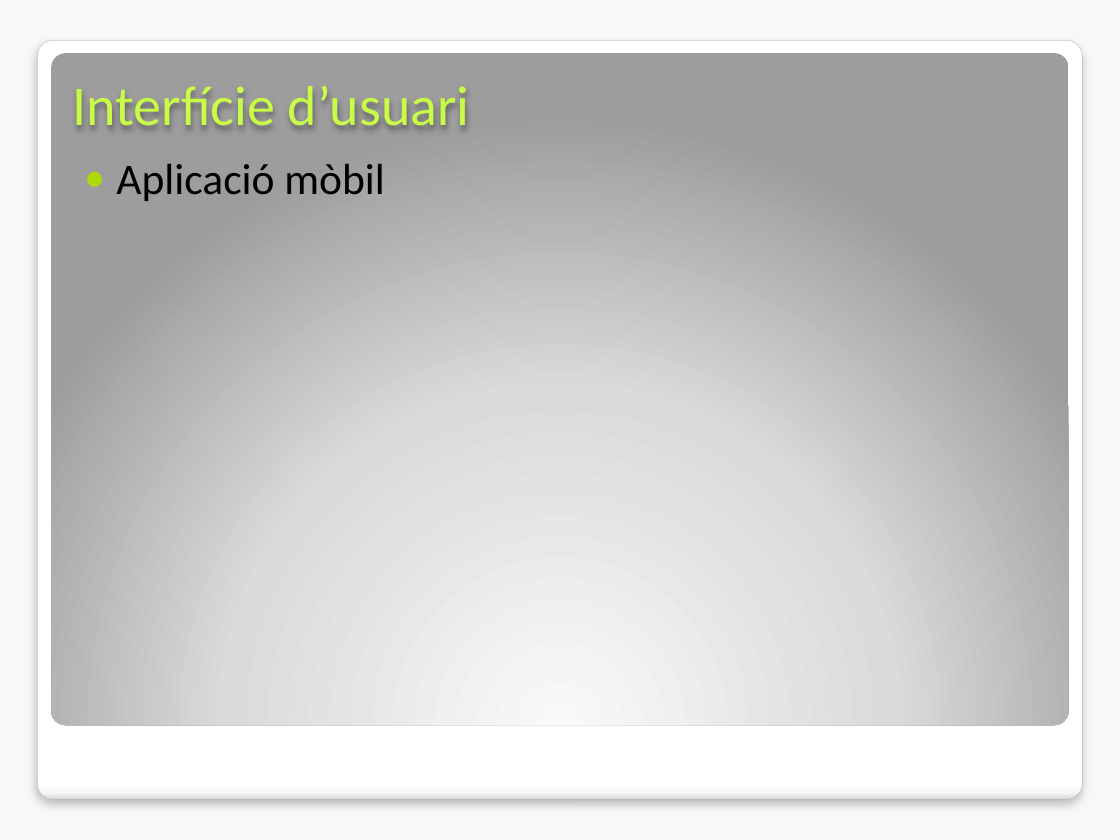
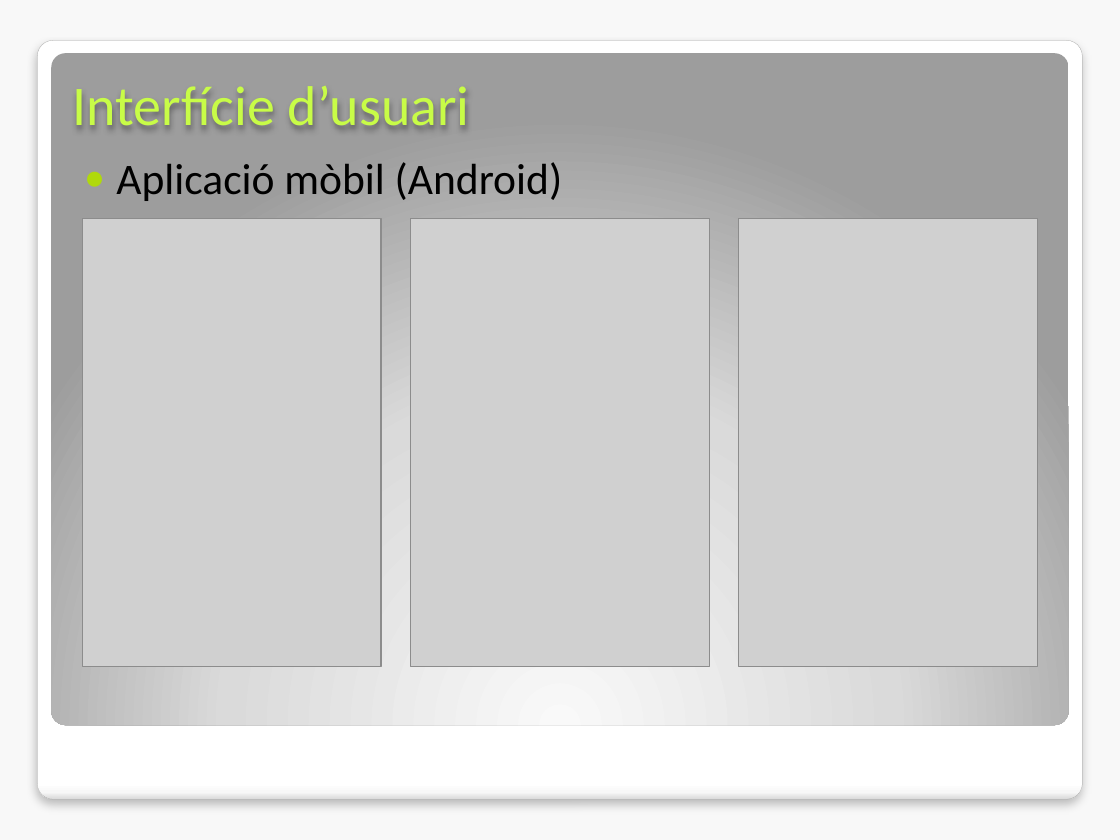
Before and after one commit to rxuriguera/pxc2, a slide deck: slide 8 of docs/presentacio final/Final.pptx (slide 6 before the commit). Drawn at 1120x840 pixels with LibreOffice and Linux fonts; fonts in the diff are those of the drawing; grey boxes stand for pictures; background and template pictures are left out. Boxes give left, top, right and bottom in pixels: in the first picture for what was removed or moved away, otherwise in the second. Text is boxed around its words. In the diff, an @@ line names an element or a change of style, - is before the commit and + after.

```diff
--- a/docs/presentacio final/Final.pptx
+++ b/docs/presentacio final/Final.pptx
@@ text at <box>116,162,562,201</box>: text changed @@
-● Aplicació mòbil
+● Aplicació mòbil (Android)
@@ picture added at <box>83,218,382,666</box> @@
@@ picture added at <box>411,218,710,666</box> @@
@@ picture added at <box>739,218,1038,666</box> @@
```
Also in this commit, not shown: 5 other slides changed, 2 slides added, 9 other files.
